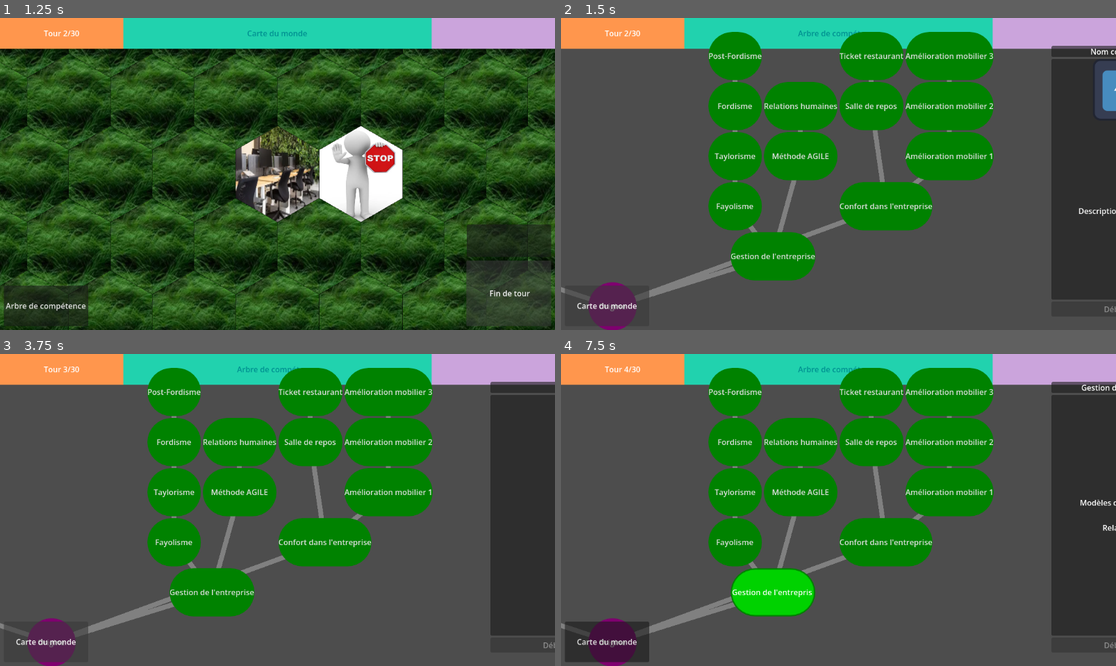
Above: before the commit, frames 1-4 (two rows, left to right).
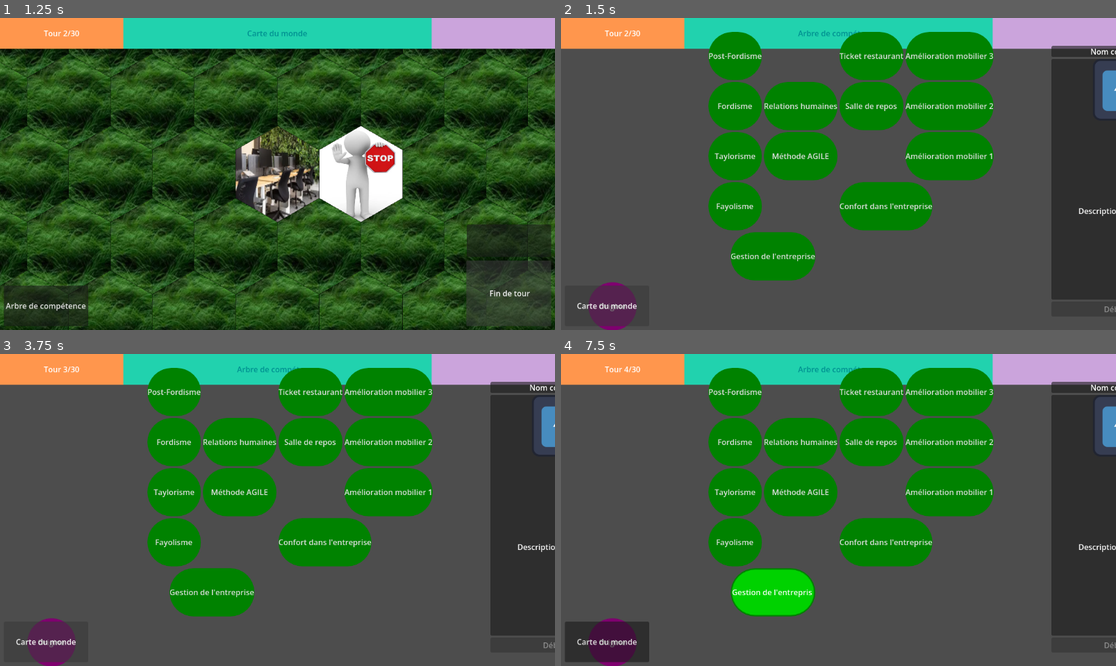
Above: after the commit, the same moments.

Repository: Shoshore/M2-Projet_Jeux_Serieux
Game: Godot game, scene res://Scenes/tile_map.tscn
Same seed, same stepped clock (60 frames per second), same inputs: the game is played once before the commit and once after it. The engine's default icon, where the game draws it, is replaced by a stand-in: a white triangle on a blue panel in a dark square.
Inputs (mouse positions are in pixels of both pictures, inside the frame that each line leads up to):
- Up to frame 1 (1.25 s): click "Fin de tour" at 0.5 s
- Up to frame 2 (1.5 s): click "Arbre de compétence" at 1.25 s
- Up to frame 3 (3.75 s): tap Enter at 2 s; move the mouse to (399, 494) at 2.02 s; click (399, 494) at 2.17 s; click "Fin de tour" at 2.75 s; click "Arbre de compétence" at 3.5 s
- Up to frame 4 (7.5 s): tap Space at 4.25, 7.25 s; drag from (727, 525) to (810, 572) at 4.27 s; click "Fin de tour" at 5 s; click "Arbre de compétence" at 5.75 s; tap Enter at 6.5 s; move the mouse to (894, 441) at 6.52 s; click (894, 441) at 6.67 s; drag from (810, 572) to (627, 628) at 7.27 s

Frame 1 is identical in both runs. In frame 2, 1.0% of the frame differs, in the area x 0-71%, y 19-90%; in frame 3, 1.8%; in frame 4, 1.9%, in the area x 0-100%, y 9-90%.
Error after the commit: Invalid access to property or key 'size' on a base object of type 'null instance'. (res://scripts/skillTree/skillTreeBehaviour.gd:49)

Commit message:
Can navigate on the skill tree

Diff:
--- a/scripts/skillTree/skillTreeBehaviour.gd
+++ b/scripts/skillTree/skillTreeBehaviour.gd
@@ -19,18 +19,24 @@
 # Boutons de l'arbre rangés par id de compétence, rempli dans _ready
 var buttons_by_id: Dictionary[String, Button] = {}
 
+# Arbre de compétence complet
+@onready var skill_tree: HBoxContainer = $SkillTree
+var is_dragging := false
+const ZOOM_VALUE := 0.01
+
 # Origine de l'arbre
-@onready var button_origin: Button = $HBoxContainer/SkillTree/VBoxContainer/ORIGIN/ButtonOrigin
+@onready var button_origin: Button = $SkillTree/VBoxContainer/ORIGIN/ButtonOrigin
 
 # Bouton de changement vers le plateau/arbre
 @onready var tree_button: Button = $"../TreeButton"
 
 # Affichage des compétences
-@onready var skill_name: Label = $HBoxContainer/SkillInfos/VBoxContainerInfos/PanelContainer/SkillName
-@onready var skill_icon: TextureRect = $HBoxContainer/SkillInfos/VBoxContainerInfos/PanelContainer2/VBoxContainer/SkillIcon
-@onready var skill_description: Label = $HBoxContainer/SkillInfos/VBoxContainerInfos/PanelContainer2/VBoxContainer/SkillDescription
-@onready var unlock_button: Button = $HBoxContainer/SkillInfos/VBoxContainerInfos/UnlockButton
-@onready var audio_click: AudioStreamPlayer2D = $HBoxContainer/SkillInfos/VBoxContainerInfos/UnlockButton/AudioClick
+
+@onready var skill_name: Label = $SkillInfos/VBoxContainerInfos/PanelContainer/SkillName
+@onready var skill_icon: TextureRect = $SkillInfos/VBoxContainerInfos/PanelContainer2/VBoxContainer/SkillIcon
+@onready var skill_description: Label = $SkillInfos/VBoxContainerInfos/PanelContainer2/VBoxContainer/SkillDescription
+@onready var unlock_button: Button = $SkillInfos/VBoxContainerInfos/UnlockButton
+@onready var audio_click: AudioStreamPlayer2D = $SkillInfos/VBoxContainerInfos/UnlockButton/AudioClick
 # Audio trouvé ici : https://pixabay.com/fr/sound-effects/films-et-effets-sp%C3%A9ciaux-click-level-up-524643/
 
 # Dernier bouton sélectionné, si vide aucun bouton sélectionné
@@ -39,7 +45,8 @@
 # Called when the node enters the scene tree for the first time.
 func _ready() -> void:
 	resized.connect(queue_redraw)
-
+	# Pour centrer le zoom
+	skill_tree.pivot_offset = skill_tree.size / 2
 	# Connexion des boutons aux signaux mouse entered/exited
 	for button in button_origin.button_group.get_buttons():
 		buttons_by_id[button.skill.id] = button
@@ -50,10 +57,9 @@
 		button.item_rect_changed.connect(queue_redraw)
 
 
-
 # Called every frame. 'delta' is the elapsed time since the previous frame.
 func _process(delta: float) -> void:
-	pass
+	queue_redraw() # Les liens entre skills sont conservé durant les déplacements
 
 func can_unlock_skill(s: Skill) -> bool :
 	# Si la compétence est déjà débloqué on la débloque pas
@@ -137,6 +143,18 @@
 
 # Déselectionne une compétence en cliquant n'importe où ailleurs
 func _on_gui_input(event: InputEvent) -> void:
+	# Gestion du zoom et déplacement de l'arbre
+	if event is InputEventMouseButton:
+		if event.button_index == MOUSE_BUTTON_LEFT:
+			is_dragging = event.pressed # Mode déplacement
+		elif event.button_index == MOUSE_BUTTON_WHEEL_UP and event.pressed:
+			skill_tree.scale += Vector2(ZOOM_VALUE,ZOOM_VALUE)
+		elif event.button_index == MOUSE_BUTTON_WHEEL_DOWN and event.pressed:
+			skill_tree.scale -= Vector2(ZOOM_VALUE,ZOOM_VALUE)
+	elif event is InputEventMouseMotion and is_dragging:
+		skill_tree.position += event.relative
+
+	# Gestion du clic hors compétences
 	if event is InputEventMouseButton and event.pressed and event.button_index == MOUSE_BUTTON_LEFT:
 		# Relache le dernier bouton enfoncé
 		var pressed_button := button_origin.button_group.get_pressed_button()
